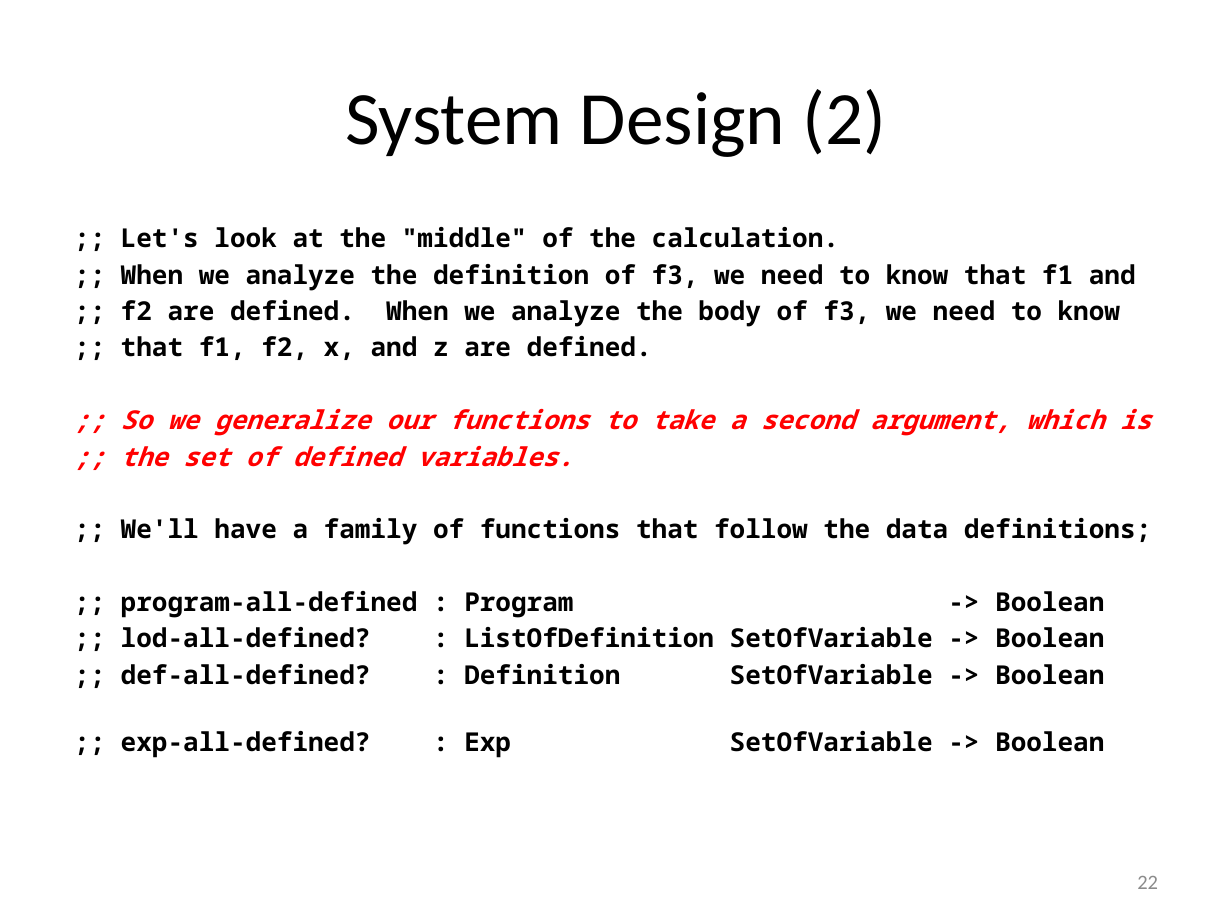
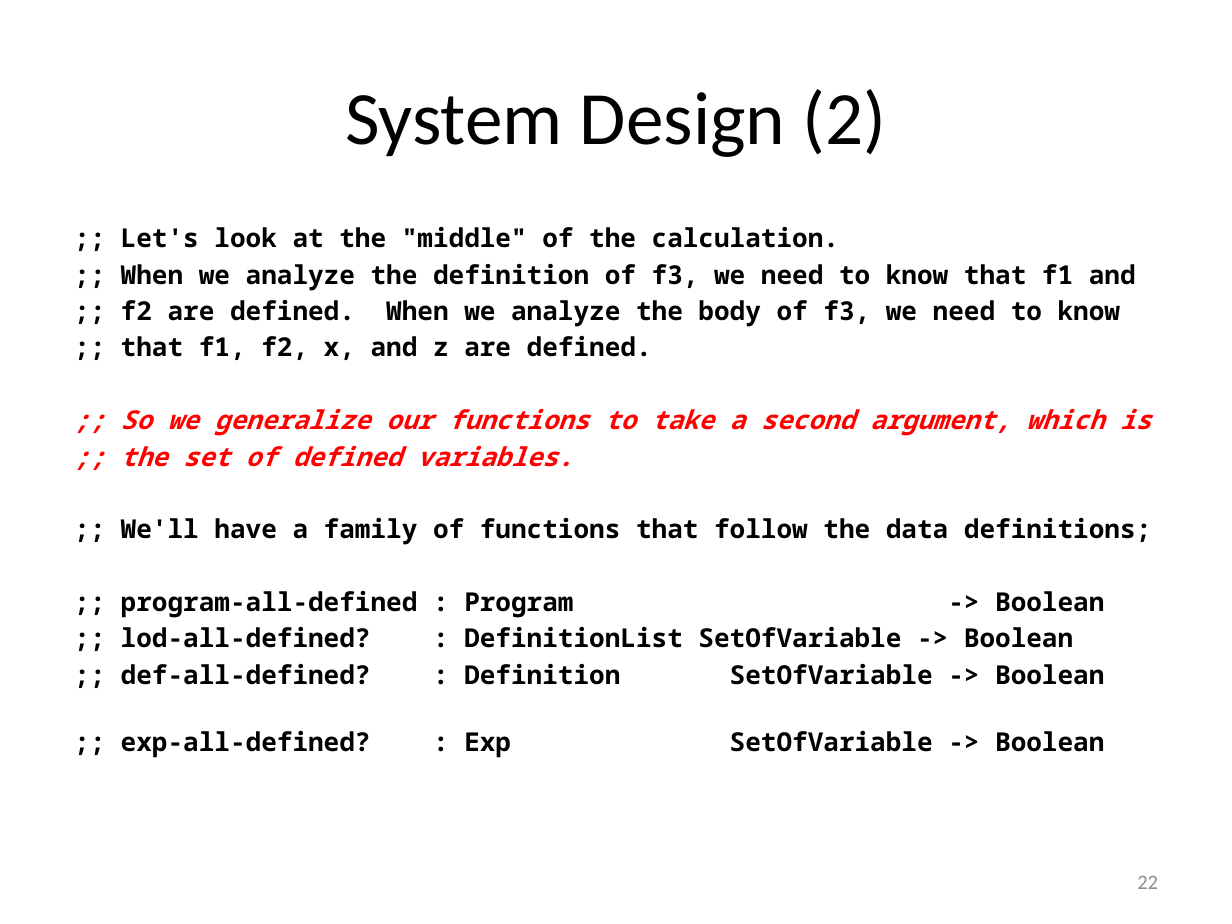
Before and after one commit to mwand/cs5010f17, a slide deck: slide 22 of Slides/Lesson 7.4 Case Study-- Undefined Variables.pptx. Drawn at 1232x924 pixels with LibreOffice and Linux fonts; fonts in the diff are those of the drawing. Boxes give left, top, right and bottom in pixels: in the first picture for what was removed or moved away, otherwise in the second. Text is boxed around its words. In the diff, an @@ line names an element or a change of style, - is before the commit and + after.

```diff
--- a/Slides/Lesson 7.4 Case Study-- Undefined Variables.pptx
+++ b/Slides/Lesson 7.4 Case Study-- Undefined Variables.pptx
@@ text at box(121, 627, 1073, 648): text changed @@
-;; lod-all-defined? : ListOfDefinition SetOfVariable -> Boolean
+;; lod-all-defined? : DefinitionList SetOfVariable -> Boolean
```
Also in this commit, not shown: 8 other slides changed, 9 other files.
